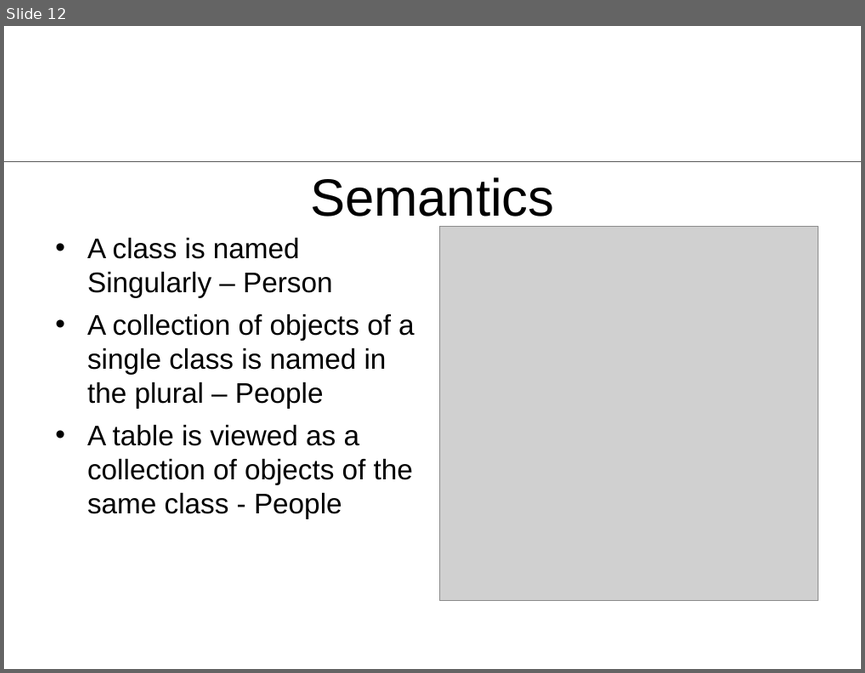
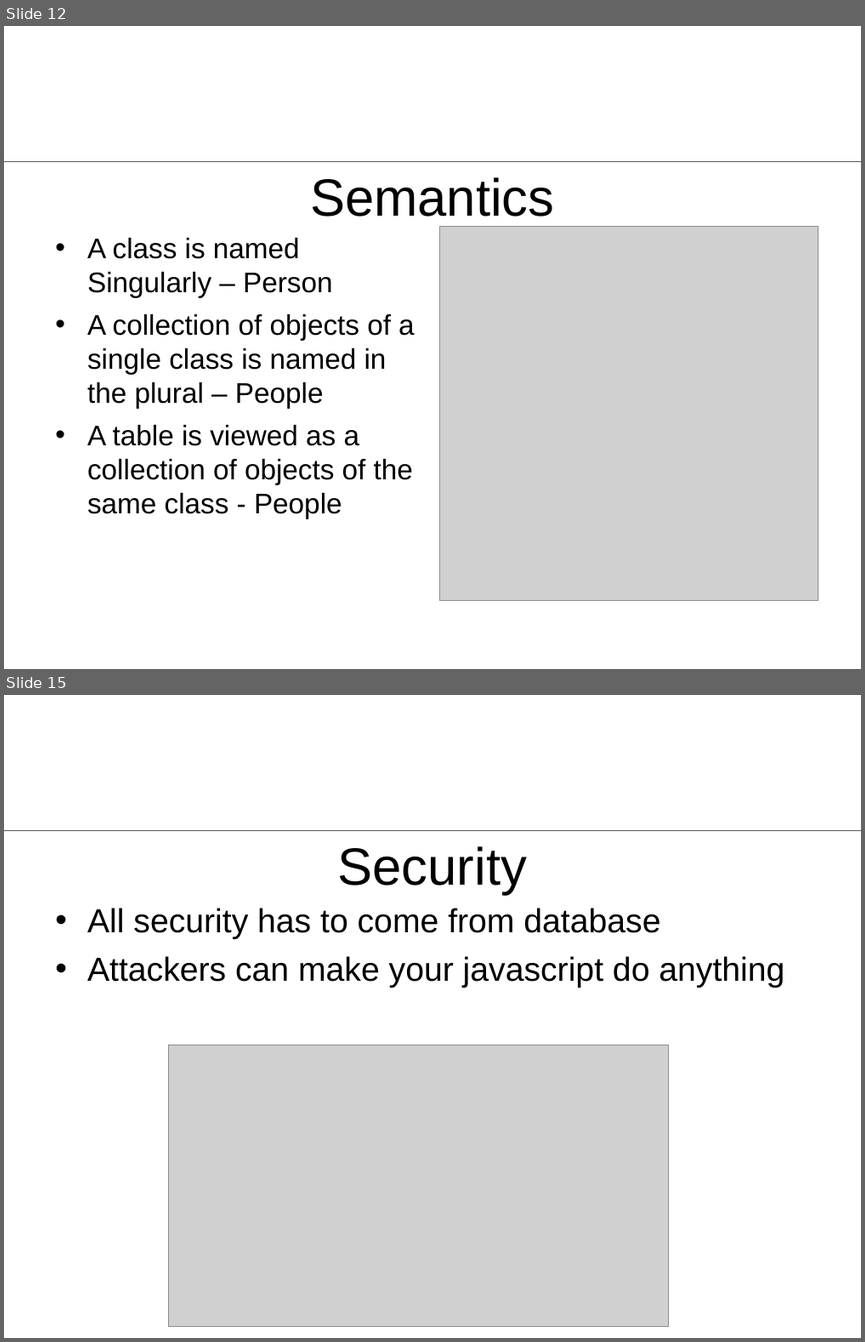
Before and after one commit to rhildred/addCustomer, a slide deck: docs/ActiveRecord.ppt. Shown one above the other, each under a label of ours: slide 12 before the commit, slides 12 and 15 after it; the slides between them are not shown. The pictures are 865x673 and 865x1342 pixels, drawn with LibreOffice and Linux fonts; fonts in the diff are those of the drawing; grey boxes stand for pictures; background and template pictures are left out. Boxes give left, top, right and bottom in pixels: in the first picture for what was removed or moved away, otherwise in the second. Text is boxed around its words. In the diff, an @@ line names an element or a change of style, - is before the commit and + after.

```diff
--- a/docs/ActiveRecord.ppt
+++ b/docs/ActiveRecord.ppt
@@ slide 15 added at <box>4,695,861,1338</box>, background #FFFFFF; not listed: 1 template element that a slide beside it also shows @@
@@ title added at <box>338,846,527,895</box>, 44 pt, text #000000 @@
+Security
@@ text added at <box>87,907,784,987</box>, 28 pt, text #000000 @@
+• All security has to come from database
+• Attackers can make your javascript do anything
@@ picture added at <box>169,1044,668,1326</box> @@
```
Also in this commit, not shown: 2 slides changed, 7 other slides added, 15 other files.
